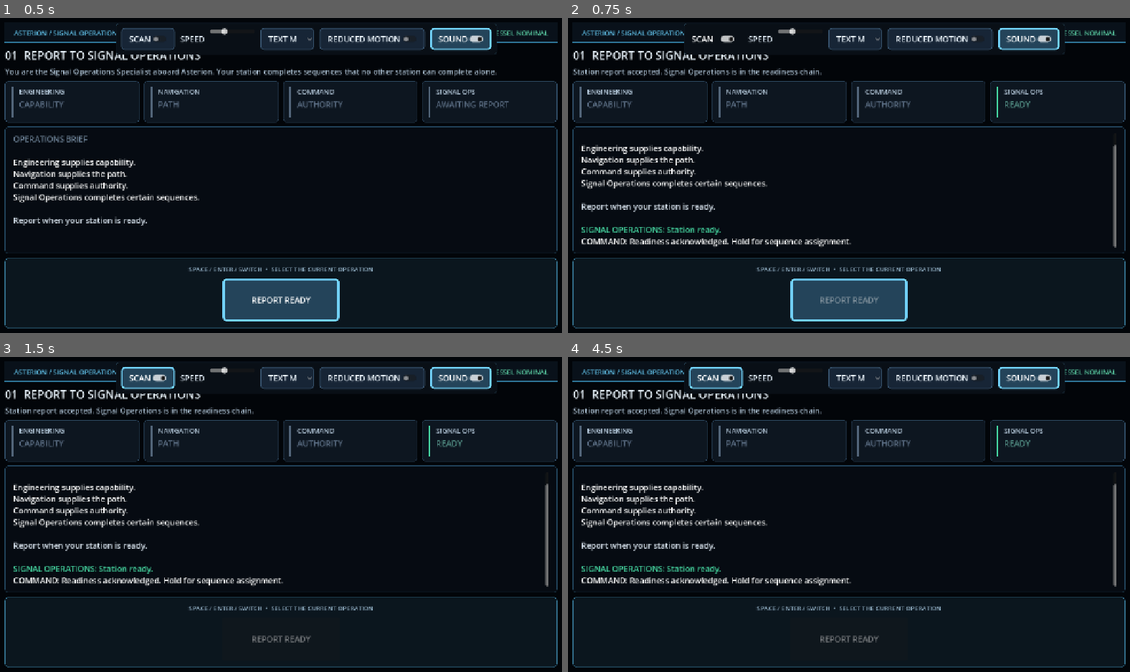
Above: before the commit, frames 1-4 (two rows, left to right).
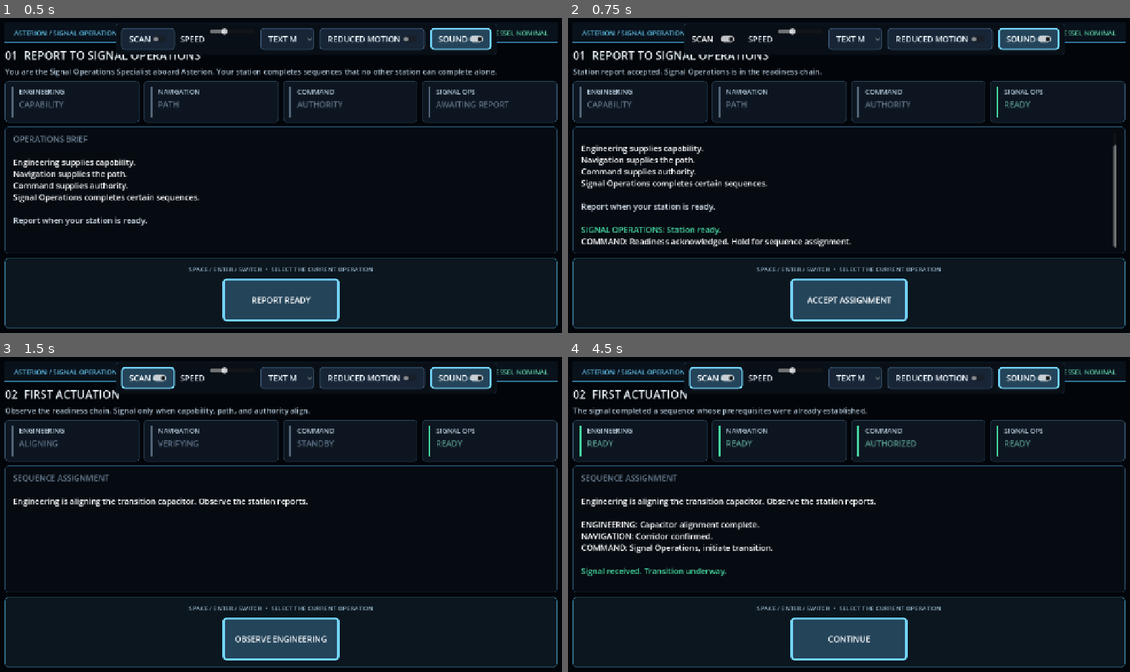
Above: after the commit, the same moments.

Repository: bestpolity-llc/rift-signal
Game: Godot game, scene res://Main.tscn
Two runs of this game, one before a commit and one after it. Both use one fixed random seed, a clock stepped at 60 frames per second and the inputs below.
Inputs (mouse positions are in pixels of both pictures, inside the frame that each line leads up to):
- Up to frame 1 (0.5 s): no input
- Up to frame 2 (0.75 s): click "SCAN" at 0.5 s
- Up to frame 3 (1.5 s): click (281, 637) at 1.25 s, where only the run after the commit has a clickable "ACCEPT ASSIGNMENT"
- Up to frame 4 (4.5 s): click (849, 637) at 2 s, where only the run after the commit has a clickable "OBSERVE ENGINEERING"; click (849, 637) at 2.75 s, where only the run after the commit has a clickable "OBSERVE NAVIGATION"; click (849, 637) at 3.5 s, where only the run after the commit has a clickable "AWAIT COMMAND"; click (849, 637) at 4.25 s, where only the run after the commit has a clickable "ACTUATE"

Frame 1 is identical in both runs. In frame 2, 0.2% of the frame differs, in the area x 42-58%, y 88-91%; in frame 3, 7.8%; in frame 4, 8.8%, in the area x 0-98%, y 10-97%.

Commit message:
[verified] Complete Asterion chapter one

Diff:
--- a/Main.tscn
+++ b/Main.tscn
@@ -1,7 +1,8 @@
-[gd_scene load_steps=9 format=3]
+[gd_scene load_steps=10 format=3]
 
 [ext_resource type="Script" path="res://scripts/main.gd" id="1"]
 [ext_resource type="Script" path="res://scripts/scan_controller.gd" id="2"]
+[ext_resource type="Script" path="res://scripts/mission_controller.gd" id="3"]
 
 [sub_resource type="StyleBoxFlat" id="HeaderStyle"]
 bg_color = Color(0.035, 0.07, 0.105, 0.98)
@@ -252,3 +253,7 @@
 [node name="ScanController" type="Node" parent="."]
 unique_name_in_owner = true
 script = ExtResource("2")
+
+[node name="MissionController" type="Node" parent="."]
+unique_name_in_owner = true
+script = ExtResource("3")
--- /dev/null
+++ b/missions/chapter_01.gd
@@ -0,0 +1,44 @@
+extends RefCounted
+
+static func missions() -> Array[Dictionary]:
+    return [
+        {
+            "number": "01",
+            "title": "REPORT TO SIGNAL OPERATIONS",
+            "briefing": "You are the Signal Operations Specialist aboard Asterion. Your station completes sequences that no other station can complete alone.",
+            "stations": [
+                ["ENGINEERING", "CAPABILITY", false], ["NAVIGATION", "PATH", false],
+                ["COMMAND", "AUTHORITY", false], ["SIGNAL OPS", "AWAITING REPORT", false]
+            ],
+            "log": "[color=#6f8499]OPERATIONS BRIEF[/color]\n\nEngineering supplies capability.\nNavigation supplies the path.\nCommand supplies authority.\nSignal Operations completes certain sequences.\n\n[color=#d7e2ed]Report when your station is ready.[/color]",
+            "actions": [["REPORT READY", "report_ready"]]
+        },
+        {
+            "number": "02", "title": "FIRST ACTUATION",
+            "briefing": "Observe the readiness chain. Signal only when capability, path, and authority align.",
+            "stations": [["ENGINEERING", "ALIGNING", false], ["NAVIGATION", "VERIFYING", false], ["COMMAND", "STANDBY", false], ["SIGNAL OPS", "READY", true]],
+            "log": "[color=#6f8499]SEQUENCE ASSIGNMENT[/color]\n\nEngineering is aligning the transition capacitor. Observe the station reports.",
+            "actions": [["OBSERVE ENGINEERING", "continue"]]
+        },
+        {
+            "number": "03", "title": "PREMATURE SIGNAL",
+            "briefing": "A signal is information. If a sequence fails, trace where expectation and state diverged.",
+            "stations": [["ENGINEERING", "READY", true], ["NAVIGATION", "VERIFYING", false], ["COMMAND", "AUTHORIZED", true], ["SIGNAL OPS", "READY", true]],
+            "log": "[color=#6f8499]SEQUENCE STATUS[/color]\n\nENGINEERING: Drive charge available.\nCOMMAND: Transition authorized.\nNAVIGATION: Corridor verification in progress.",
+            "actions": [["ACTUATE", "actuate"]]
+        },
+        {
+            "number": "04", "title": "THE FIRST REAL JUDGMENT",
+            "briefing": "Primary reports are ready. Protective conditions remain part of the system state.",
+            "stations": [["ENGINEERING", "READY", true], ["NAVIGATION", "READY", true], ["COMMAND", "AUTHORIZED", true], ["THERMAL", "RECOVERY LATCHED", false]],
+            "log": "[color=#6f8499]TRANSITION WINDOW[/color]\n\nENGINEERING: READY\nNAVIGATION: READY\nCOMMAND: AUTHORIZED\n\n[color=#e2b86b]THERMAL INTERLOCK: RECOVERY LATCHED[/color]\n\nCommand authority does not remove operator judgment.",
+            "actions": [["ACTUATE", "actuate"], ["HOLD SIGNAL", "hold"]]
+        },
+        {
+            "number": "05", "title": "PROCEDURE",
+            "briefing": "The sequence can be stated as procedure, then expressed as code.",
+            "stations": [["ENGINEERING", "CONDITION", true], ["NAVIGATION", "CONDITION", true], ["COMMAND", "CONDITION", true], ["PROTECTIVE", "CONDITION", true]],
+            "log": "[color=#6f8499]PROCEDURE ANALYSIS[/color]\n\nWHEN Engineering is ready\nAND Navigation is ready\nAND Command is authorized\nAND protective conditions are clear\nTHEN actuate\n\n[color=#75d8ff]if (\n    engineering.ready\n    and navigation.ready\n    and command.authorized\n    and protective_conditions.clear\n):\n    initiate_transition()[/color]\n\n[color=#45d6a1]The syntax is new. The thought is not.[/color]\n\nYou have already used conditions, state, conjunction, sequence, inhibition, retry, debugging, and procedure.",
+            "actions": [["CHAPTER COMPLETE", "complete"]]
+        }
+    ]
--- a/scripts/main.gd
+++ b/scripts/main.gd
@@ -1,6 +1,8 @@
 extends Control
 
 signal operator_signal(action: String)
+
+const Chapter01 = preload("res://missions/chapter_01.gd")
 
 @onready var chapter_label: Label = %ChapterLabel
 @onready var mission_title: Label = %MissionTitle
@@ -9,6 +11,7 @@
 @onready var log_text: RichTextLabel = %LogText
 @onready var action_row: HBoxContainer = %ActionRow
 @onready var scan_controller: Node = %ScanController
+@onready var mission_controller: Node = %MissionController
 @onready var scan_toggle: CheckButton = %ScanToggle
 @onready var scan_speed: HSlider = %ScanSpeed
 @onready var text_size: OptionButton = %TextSize
@@ -16,26 +19,26 @@
 @onready var sound_toggle: CheckButton = %SoundToggle
 
 var station_scene := preload("res://scenes/station_panel.tscn")
-var report_button: Button
-var scene_complete := false
+var current_scene_index := 0
+var active_buttons: Array[Button] = []
 
 func _ready() -> void:
     _apply_console_theme()
-    _build_scene_one()
+    mission_controller.configure(Chapter01.missions())
     scan_toggle.toggled.connect(_on_scan_toggled)
     scan_speed.value_changed.connect(_on_scan_speed_changed)
     text_size.item_selected.connect(_on_text_size_selected)
-    report_button.grab_focus()
+    _render_mission()
 
 func activate_switch_for_test() -> void:
     if scan_controller.enabled:
         scan_controller.activate_current()
-    else:
-        var focused := get_viewport().gui_get_focus_owner() as Button
-        if focused != null and action_row.is_ancestor_of(focused):
-            focused.pressed.emit()
-        elif report_button != null and report_button.visible and not report_button.disabled:
-            report_button.pressed.emit()
+        return
+    var focused := get_viewport().gui_get_focus_owner() as Button
+    if focused != null and action_row.is_ancestor_of(focused) and not focused.disabled:
+        focused.pressed.emit()
+    elif not active_buttons.is_empty() and not active_buttons[0].disabled:
+        active_buttons[0].pressed.emit()
 
 func _input(event: InputEvent) -> void:
     var switch_pressed := false
@@ -43,28 +46,23 @@
         switch_pressed = event.keycode == KEY_SPACE or event.keycode == KEY_ENTER or event.keycode == KEY_KP_ENTER
     elif event is InputEventScreenTouch and event.pressed:
         switch_pressed = true
-    if not switch_pressed:
-        return
-    get_viewport().set_input_as_handled()
-    activate_switch_for_test()
-
-func _build_scene_one() -> void:
+    if switch_pressed:
+        get_viewport().set_input_as_handled()
+        activate_switch_for_test()
+
+func _render_mission() -> void:
+    current_scene_index = mission_controller.current_index
+    var mission: Dictionary = mission_controller.current_mission()
     chapter_label.text = "ASTERION / SIGNAL OPERATIONS / CHAPTER 01"
-    mission_title.text = "01  REPORT TO SIGNAL OPERATIONS"
-    briefing.text = "You are the Signal Operations Specialist aboard Asterion. Your station completes sequences that no other station can complete alone."
-    _set_stations([
-        ["ENGINEERING", "CAPABILITY", false],
-        ["NAVIGATION", "PATH", false],
-        ["COMMAND", "AUTHORITY", false],
-        ["SIGNAL OPS", "AWAITING REPORT", false],
-    ])
-    log_text.text = "[color=#6f8499]OPERATIONS BRIEF[/color]\n\nEngineering supplies capability.\nNavigation supplies the path.\nCommand supplies authority.\nSignal Operations completes certain sequences.\n\n[color=#d7e2ed]Report when your station is ready.[/color]"
-    report_button = _make_action("REPORT READY", "report_ready")
-    var scan_targets: Array[Button] = [report_button]
-    scan_controller.configure(scan_targets)
+    mission_title.text = "%s  %s" % [mission.number, mission.title]
+    briefing.text = mission.briefing
+    _set_stations(mission.stations)
+    log_text.text = mission.log
+    _set_actions(mission.actions)
 
 func _set_stations(states: Array) -> void:
     for child in station_row.get_children():
+        station_row.remove_child(child)
         child.queue_free()
     for state in states:
         var panel := station_scene.instantiate()
@@ -72,36 +70,133 @@
         station_row.add_child(panel)
         panel.set_station(state[0], state[1], state[2])
 
-func _make_action(label: String, action: String) -> Button:
-    var button := Button.new()
-    button.text = label
-    button.custom_minimum_size = Vector2(260, 76)
-    button.focus_mode = Control.FOCUS_ALL
-    button.pressed.connect(func() -> void: _on_operator_action(action))
-    action_row.add_child(button)
-    return button
+func _set_actions(actions: Array) -> void:
+    for child in action_row.get_children():
+        action_row.remove_child(child)
+        child.queue_free()
+    active_buttons.clear()
+    for definition in actions:
+        var button := Button.new()
+        button.text = definition[0]
+        button.set_meta("action", definition[1])
+        button.custom_minimum_size = Vector2(260, 76)
+        button.focus_mode = Control.FOCUS_ALL
+        button.pressed.connect(func() -> void: _on_operator_action(definition[1]))
+        action_row.add_child(button)
+        active_buttons.append(button)
+    scan_controller.configure(active_buttons)
+    if not active_buttons.is_empty():
+        active_buttons[0].grab_focus()
 
 func _on_operator_action(action: String) -> void:
     operator_signal.emit(action)
-    if action == "report_ready" and not scene_complete:
-        scene_complete = true
-        report_button.disabled = true
+    mission_controller.record_operator_signal(action)
+    match current_scene_index:
+        0: _handle_scene_one(action)
+        1: _handle_scene_two(action)
+        2: _handle_scene_three(action)
+        3: _handle_scene_four(action)
+        4: _handle_scene_five(action)
+
+func _handle_scene_one(action: String) -> void:
+    if action == "report_ready":
+        _station(3).set_station("SIGNAL OPS", "READY", true)
+        briefing.text = "Station report accepted. Signal Operations is in the readiness chain."
         log_text.text += "\n\n[color=#45d6a1]SIGNAL OPERATIONS: Station ready.[/color]\nCOMMAND: Readiness acknowledged. Hold for sequence assignment."
-        briefing.text = "Station report accepted. Signal Operations is in the readiness chain."
-        var signal_panel := station_row.get_child(3)
-        signal_panel.set_station("SIGNAL OPS", "READY", true)
+        _set_actions([["ACCEPT ASSIGNMENT", "continue"]])
+    elif action == "continue":
+        _advance_mission()
+
+func _handle_scene_two(action: String) -> void:
+    if action == "continue":
+        mission_controller.advance_step()
+        match mission_controller.step:
+            1:
+                _station(0).set_station("ENGINEERING", "READY", true)
+                log_text.text += "\n\nENGINEERING: Capacitor alignment complete."
+                _set_actions([["OBSERVE NAVIGATION", "continue"]])
+            2:
+                _station(1).set_station("NAVIGATION", "READY", true)
+                log_text.text += "\nNAVIGATION: Corridor confirmed."
+                _set_actions([["AWAIT COMMAND", "continue"]])
+            3:
+                _station(2).set_station("COMMAND", "AUTHORIZED", true)
+                log_text.text += "\nCOMMAND: Signal Operations, initiate transition."
+                _set_actions([["ACTUATE", "actuate"]])
+            4:
+                _advance_mission()
+    elif action == "actuate":
+        log_text.text += "\n\n[color=#45d6a1]Signal received. Transition underway.[/color]"
+        briefing.text = "The signal completed a sequence whose prerequisites were already established."
+        _set_actions([["CONTINUE", "continue"]])
+        mission_controller.step = 3
+
+func _handle_scene_three(action: String) -> void:
+    if action == "actuate" and not mission_controller.has_flag("corrected"):
+        log_text.text += "\n\n[color=#e2b86b]Transition inhibited.\nNavigation corridor was not confirmed.\nEngineering returns drive charge to standby.[/color]\n\n[color=#6f8499]TRACE THE SIGNAL[/color]\nWhat did we expect? A valid transition.\nWhat actually happened? The transition was inhibited.\nWhere did they diverge? Navigation corridor confirmation.\nWhat assumption was false? That all dependencies were ready.\nCorrection: confirm the corridor, then run the sequence again."
+        _station(0).set_station("ENGINEERING", "STANDBY", false)
+        _set_actions([["RUN SEQUENCE AGAIN", "retry"]])
+    elif action == "retry":
+        mission_controller.set_flag("corrected")
+        _station(0).set_station("ENGINEERING", "CHARGING", false)
+        log_text.text += "\n\nENGINEERING: Restoring drive charge.\nNAVIGATION: Corridor verification complete."
+        _station(1).set_station("NAVIGATION", "READY", true)
+        _set_actions([["CONFIRM READY STATE", "continue"]])
+    elif action == "continue" and mission_controller.has_flag("corrected"):
+        _station(0).set_station("ENGINEERING", "READY", true)
+        log_text.text += "\nENGINEERING: Drive charge restored. All dependencies report ready."
+        _set_actions([["ACTUATE", "actuate"]])
+    elif action == "actuate" and mission_controller.has_flag("corrected"):
+        log_text.text += "\n\n[color=#45d6a1]Signal received. Sequence completed.[/color]"
+        _set_actions([["CONTINUE", "next_scene"]])
+    elif action == "next_scene":
+        _advance_mission()
+
+func _handle_scene_four(action: String) -> void:
+    if action == "actuate" and not mission_controller.has_flag("held"):
+        log_text.text += "\n\n[color=#e2b86b]Transition inhibited. Protective condition remains latched.[/color]\nThe primary reports were valid; the full ready state was not. Re-evaluate the complete station."
+        _set_actions([["HOLD SIGNAL", "hold"]])
+    elif action == "hold":
+        mission_controller.set_flag("held")
+        log_text.text += "\n\n[color=#45d6a1]SIGNAL OPERATIONS: Holding signal.[/color]\nENGINEERING: Hold acknowledged. Thermal recovery remains in progress."
+        _set_actions([["MONITOR INTERLOCK", "continue"]])
+    elif action == "continue" and mission_controller.has_flag("held") and not mission_controller.has_flag("clear"):
+        mission_controller.set_flag("clear")
+        _station(3).set_station("THERMAL", "CLEAR", true)
+        log_text.text += "\n\nENGINEERING: Thermal interlock CLEAR.\nCOMMAND: Signal Operations, re-evaluate transition state."
+        _set_actions([["ACTUATE", "actuate"]])
+    elif action == "actuate" and mission_controller.has_flag("clear"):
+        log_text.text += "\n\n[color=#45d6a1]Signal received. Transition underway. Judgment confirmed by system state.[/color]"
+        briefing.text = "Mastery is not blind obedience. Authority and readiness must still agree."
+        _set_actions([["REVIEW PROCEDURE", "continue"]])
+        mission_controller.set_flag("complete")
+    elif action == "continue" and mission_controller.has_flag("complete"):
+        _advance_mission()
+
+func _handle_scene_five(action: String) -> void:
+    if action == "complete":
+        log_text.text += "\n\n[color=#d7e2ed]CHAPTER STATUS: Procedure understood. Station left ready.[/color]"
+        briefing.text = "A single signal can carry enormous meaning when the operator understands the system around it."
+        for button in active_buttons:
+            button.disabled = true
+
+func _advance_mission() -> void:
+    if mission_controller.advance_mission():
+        _render_mission()
+
+func _station(index: int) -> Node:
+    return station_row.get_child(index)
 
 func _on_scan_toggled(value: bool) -> void:
     scan_controller.set_enabled(value)
-    if not value and report_button != null:
-        report_button.grab_focus()
+    if not value and not active_buttons.is_empty():
+        active_buttons[0].grab_focus()
 
 func _on_scan_speed_changed(value: float) -> void:
     scan_controller.set_interval(value)
 
 func _on_text_size_selected(index: int) -> void:
-    var sizes := [16, 20, 24]
-    theme.default_font_size = sizes[index]
+    theme.default_font_size = [16, 20, 24][index]
 
 func _apply_console_theme() -> void:
     var console_theme := Theme.new()
@@ -110,13 +205,10 @@
     console_theme.set_color("font_color", "Button", Color("eaf3fa"))
     console_theme.set_color("font_hover_color", "Button", Color.WHITE)
     console_theme.set_color("font_focus_color", "Button", Color.WHITE)
-    var button_normal := _panel_style("172536", "36516b", 2, 8)
-    var button_hover := _panel_style("20364a", "62b9df", 2, 8)
-    var button_focus := _panel_style("24445a", "75d8ff", 4, 8)
-    console_theme.set_stylebox("normal", "Button", button_normal)
-    console_theme.set_stylebox("hover", "Button", button_hover)
-    console_theme.set_stylebox("focus", "Button", button_focus)
-    console_theme.set_stylebox("pressed", "Button", button_focus)
+    console_theme.set_stylebox("normal", "Button", _panel_style("172536", "36516b", 2, 8))
+    console_theme.set_stylebox("hover", "Button", _panel_style("20364a", "62b9df", 2, 8))
+    console_theme.set_stylebox("focus", "Button", _panel_style("24445a", "75d8ff", 4, 8))
+    console_theme.set_stylebox("pressed", "Button", _panel_style("24445a", "75d8ff", 4, 8))
     theme = console_theme
 
 func _panel_style(fill: String, border: String, width: int, radius: int) -> StyleBoxFlat:
--- /dev/null
+++ b/scripts/mission_controller.gd
@@ -0,0 +1,44 @@
+extends Node
+
+signal mission_changed(index: int, mission: Dictionary)
+signal mission_step_changed(scene_index: int, step: int)
+signal operator_signal(action: String, scene_index: int, step: int)
+signal consequence(kind: String, detail: String)
+
+var missions: Array[Dictionary] = []
+var current_index := 0
+var step := 0
+var flags: Dictionary = {}
+
+func configure(chapter_missions: Array[Dictionary]) -> void:
+    missions = chapter_missions
+    current_index = 0
+    step = 0
+    flags.clear()
+
+func current_mission() -> Dictionary:
+    if current_index < 0 or current_index >= missions.size():
+        return {}
+    return missions[current_index]
+
+func advance_step() -> void:
+    step += 1
+    mission_step_changed.emit(current_index, step)
+
+func advance_mission() -> bool:
+    if current_index >= missions.size() - 1:
+        return false
+    current_index += 1
+    step = 0
+    flags.clear()
+    mission_changed.emit(current_index, current_mission())
+    return true
+
+func record_operator_signal(action: String) -> void:
+    operator_signal.emit(action, current_index, step)
+
+func set_flag(key: String, value: Variant = true) -> void:
+    flags[key] = value
+
+func has_flag(key: String) -> bool:
+    return bool(flags.get(key, false))
--- a/tests/test_baseline.gd
+++ b/tests/test_baseline.gd
@@ -29,7 +29,8 @@
         _expect(report_button.text == "REPORT READY", "Scene 1 presents the readiness report")
         main.activate_switch_for_test()
         await process_frame
-        _expect(report_button.disabled, "Direct switch input completes Scene 1 action")
+        var next_button := main.get_node("Margin/Content/SwitchArea/SwitchLayout/ActionRow").get_child(0) as Button
+        _expect(next_button.text == "ACCEPT ASSIGNMENT", "Direct switch input completes Scene 1 action")
         _expect("Readiness acknowledged" in main.get_node("Margin/Content/MessageLog/LogText").text, "Scene 1 records Command acknowledgement")
         main.free()
     _finish()
--- /dev/null
+++ b/tests/test_chapter.gd
@@ -0,0 +1,74 @@
+extends SceneTree
+
+var failures: Array[String] = []
+var main: Control
+
+func _init() -> void:
+    call_deferred("_run")
+
+func _run() -> void:
+    main = (load("res://Main.tscn") as PackedScene).instantiate()
+    root.add_child(main)
+    await process_frame
+
+    _expect(main.get("current_scene_index") == 0, "Chapter begins at Scene 1")
+    _activate("report_ready")
+    _activate("continue")
+    _expect(main.get("current_scene_index") == 1, "Scene 1 advances to Scene 2")
+
+    _activate("continue")
+    _activate("continue")
+    _activate("continue")
+    _activate("actuate")
+    _expect("Transition underway" in _log(), "Scene 2 completes a ready transition")
+    _activate("continue")
+    _expect(main.get("current_scene_index") == 2, "Scene 2 advances to Scene 3")
+
+    _activate("actuate")
+    _expect("Transition inhibited" in _log(), "Scene 3 early signal is inhibited")
+    _expect("What did we expect?" in _log(), "Scene 3 applies debugging doctrine")
+    _activate("retry")
+    _activate("continue")
+    _activate("actuate")
+    _expect("Sequence completed" in _log(), "Scene 3 retry can complete")
+    _activate("next_scene")
+    _expect(main.get("current_scene_index") == 3, "Scene 3 advances to Scene 4")
+
+    _activate("hold")
+    _expect("Hold acknowledged" in _log(), "Scene 4 accepts operator judgment")
+    _activate("continue")
+    _activate("actuate")
+    _expect("Judgment confirmed" in _log(), "Scene 4 completes after interlock clears")
+    _activate("continue")
+    _expect(main.get("current_scene_index") == 4, "Scene 4 advances to Scene 5")
+    _expect("The syntax is new. The thought is not." in _log(), "Scene 5 reveals the procedure insight")
+    _expect("initiate_transition()" in _log(), "Scene 5 reveals equivalent GDScript")
+
+    main.free()
+    _finish()
+
+func _activate(action: String) -> void:
+    var found := false
+    for button in main.get_node("Margin/Content/SwitchArea/SwitchLayout/ActionRow").get_children():
+        if button.get_meta("action", "") == action:
+            found = true
+            button.pressed.emit()
+            await process_frame
+            break
+    _expect(found, "Action '%s' is available" % action)
+
+func _log() -> String:
+    return main.get_node("Margin/Content/MessageLog/LogText").text
+
+func _expect(condition: bool, description: String) -> void:
+    if not condition:
+        failures.append(description)
+        printerr("FAIL: ", description)
+
+func _finish() -> void:
+    if failures.is_empty():
+        print("PASS: complete five-scene chapter flow")
+        quit(0)
+    else:
+        printerr("%d chapter assertions failed" % failures.size())
+        quit(1)
Not shown, added: tests/test_chapter.gd.uid
